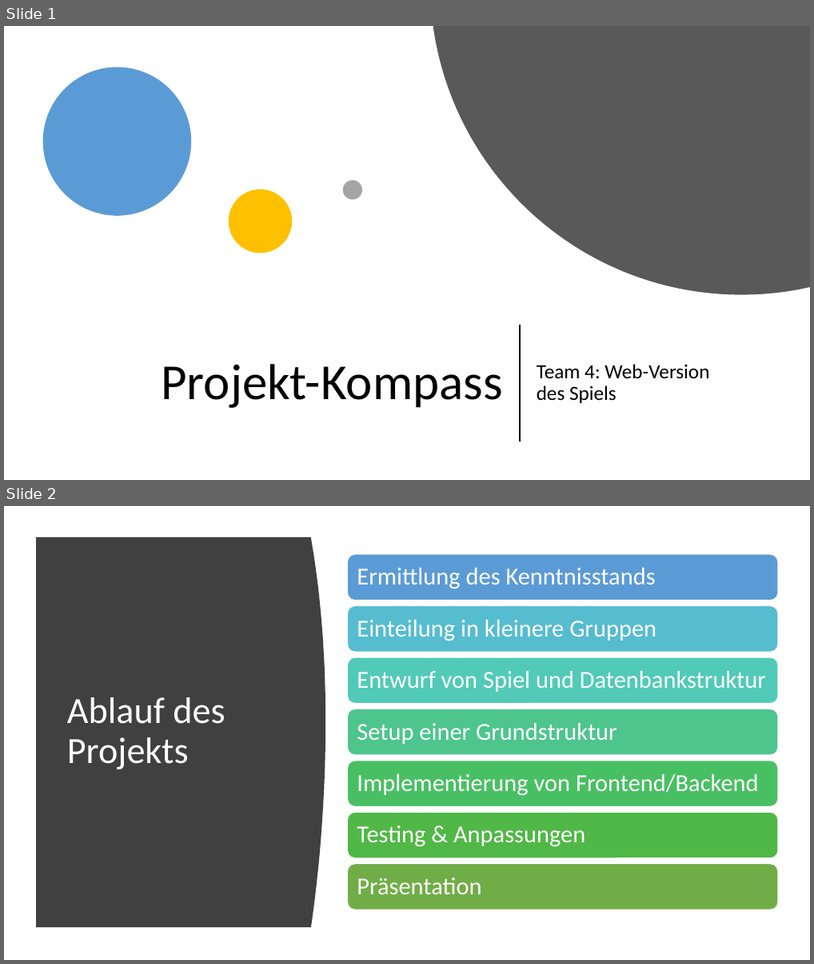
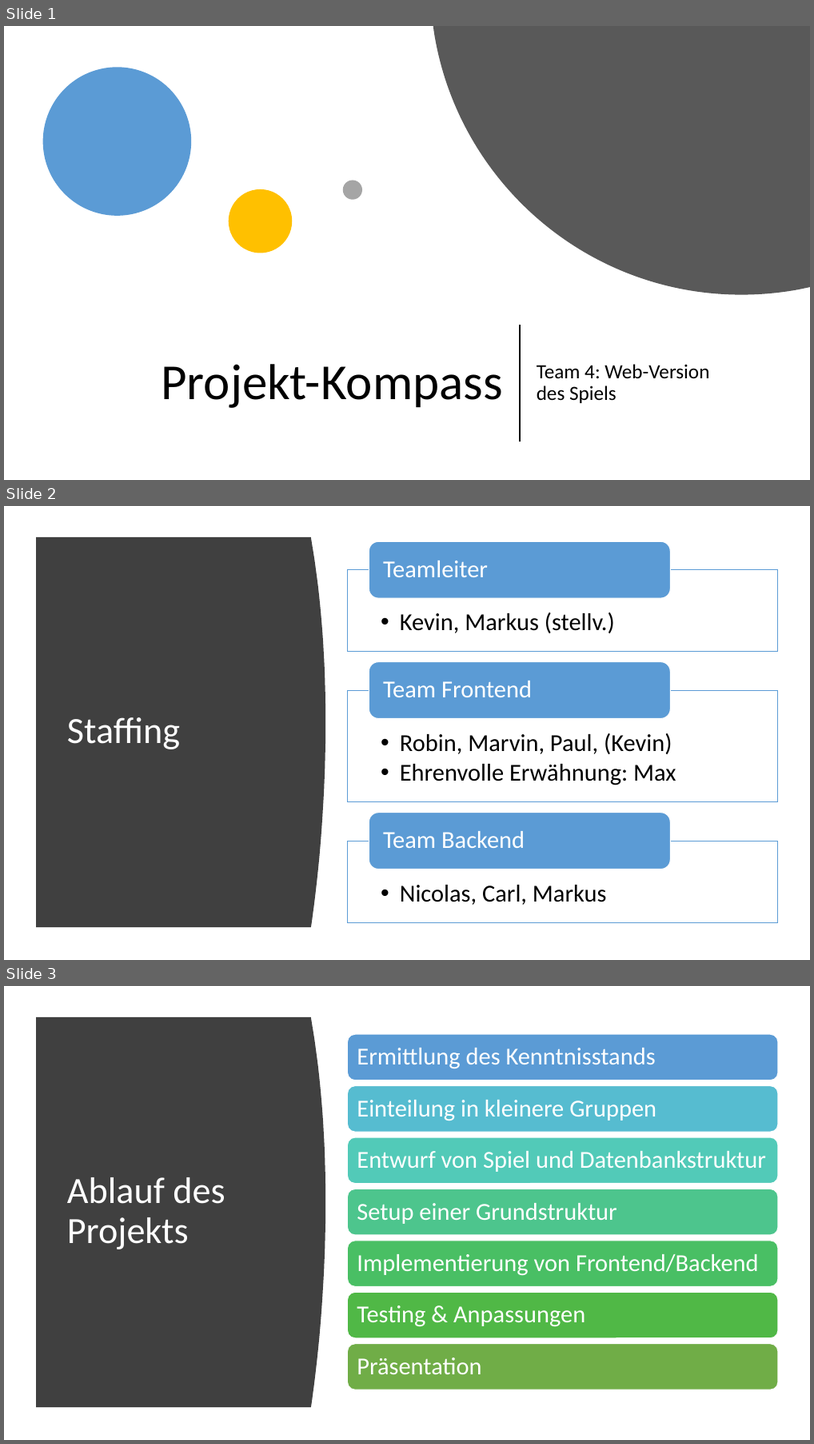
Before and after one commit to dhbw-studentsprojects/PM_Spiel_DHBW18C, a slide deck: Team 4/PM_Abschlusspräsentation_Team4.pptx. Shown one above the other, each under a label of ours: slides 1 and 2 before the commit, slides 1, 2 and 3 after it. The pictures are 814x964 and 814x1444 pixels, drawn with LibreOffice and Linux fonts; fonts in the diff are those of the drawing. Boxes give left, top, right and bottom in pixels: in the first picture for what was removed or moved away, otherwise in the second. Text is boxed around its words. In the diff, an @@ line names an element or a change of style, - is before the commit and + after.

Commit message:
minor update

```diff
--- a/Team 4/PM_Abschlusspräsentation_Team4.pptx
+++ b/Team 4/PM_Abschlusspräsentation_Team4.pptx
@@ slide 2 added at [4,506,810,960], background #FFFFFF @@
@@ freeform shape added at [36,537,326,927], fill #404040 @@
@@ title added at [67,717,180,749], 44 pt, text #FFFFFF @@
+Staffing
@@ group added at [348,542,778,922]: 6 texts, 3 rectangles, 3 rounded rectangles @@
+  • Kevin, Markus (stellv.)
+Teamleiter
+  • Robin, Marvin, Paul, (Kevin)
+  • Ehrenvolle Erwähnung: Max
+Team Frontend
+  • Nicolas, Carl, Markus
+Team Backend
@@ what was slide 2 is now slide 3 @@
```
